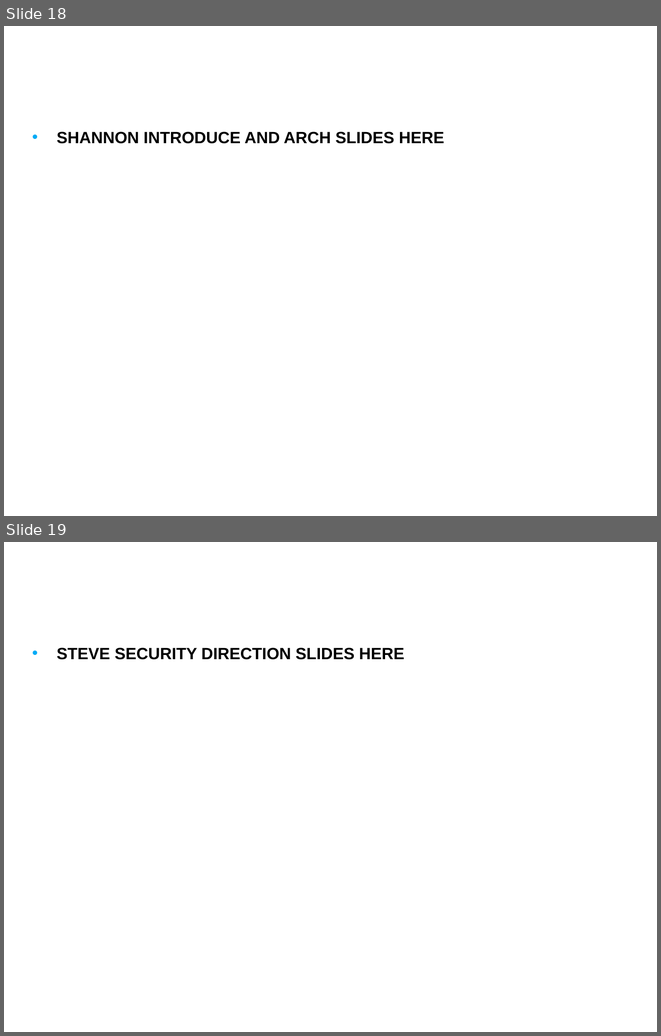
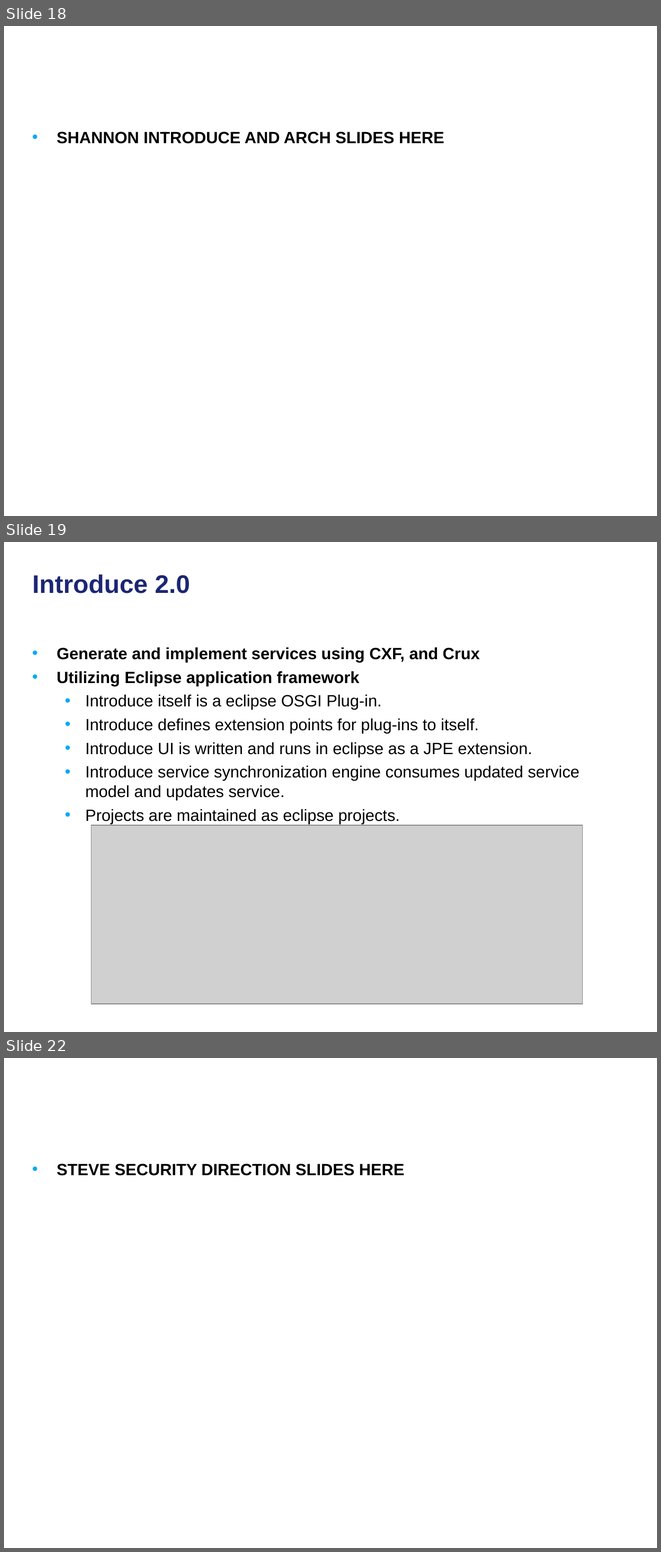
Before and after one commit to NCIP/cagrid-docs, a slide deck: general/presentations/overview/caGrid-Overview-and-Roadmap-GlobusWorld2010.ppt. Shown one above the other, each under a label of ours: slides 18 and 19 before the commit, slides 18, 19 and 22 after it; the slides between them are not shown. The pictures are 661x1036 and 661x1552 pixels, drawn with LibreOffice and Linux fonts; fonts in the diff are those of the drawing; grey boxes stand for pictures; background and template pictures are left out. Boxes give left, top, right and bottom in pixels: in the first picture for what was removed or moved away, otherwise in the second. Text is boxed around its words. In the diff, an @@ line names an element or a change of style, - is before the commit and + after.

```diff
--- a/general/presentations/overview/caGrid-Overview-and-Roadmap-GlobusWorld2010.ppt
+++ b/general/presentations/overview/caGrid-Overview-and-Roadmap-GlobusWorld2010.ppt
@@ slide 19 added at (4,542,657,1032), background picture (left out) @@
@@ title added at (32,574,191,593), 28 pt, text #1C2674, bold @@
+Introduce 2.0
@@ text added at (56,647,580,824), 18 pt, text #000000 @@
+• Generate and implement services using CXF, and Crux
+• Utilizing Eclipse application framework
+  • Introduce itself is a eclipse OSGI Plug-in.
+  • Introduce defines extension points for plug-ins to itself.
+  • Introduce UI is written and runs in eclipse as a JPE extension.
+  • Introduce service synchronization engine consumes updated service model and updates service.
+  • Projects are maintained as eclipse projects.
@@ picture added at (91,824,583,1004) @@
@@ what was slide 19 is now slide 22 @@
```
Also in this commit, not shown: 2 other slides added.
